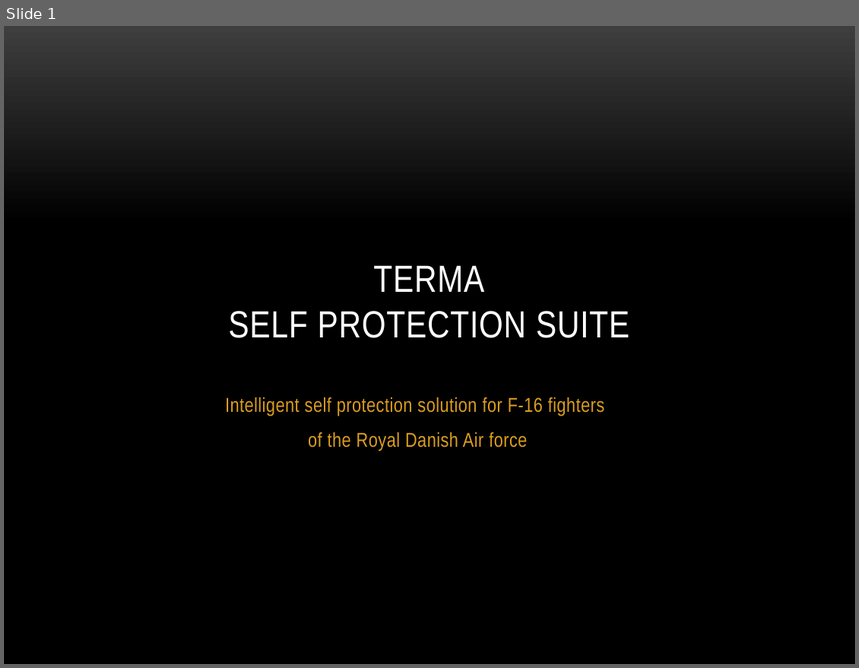
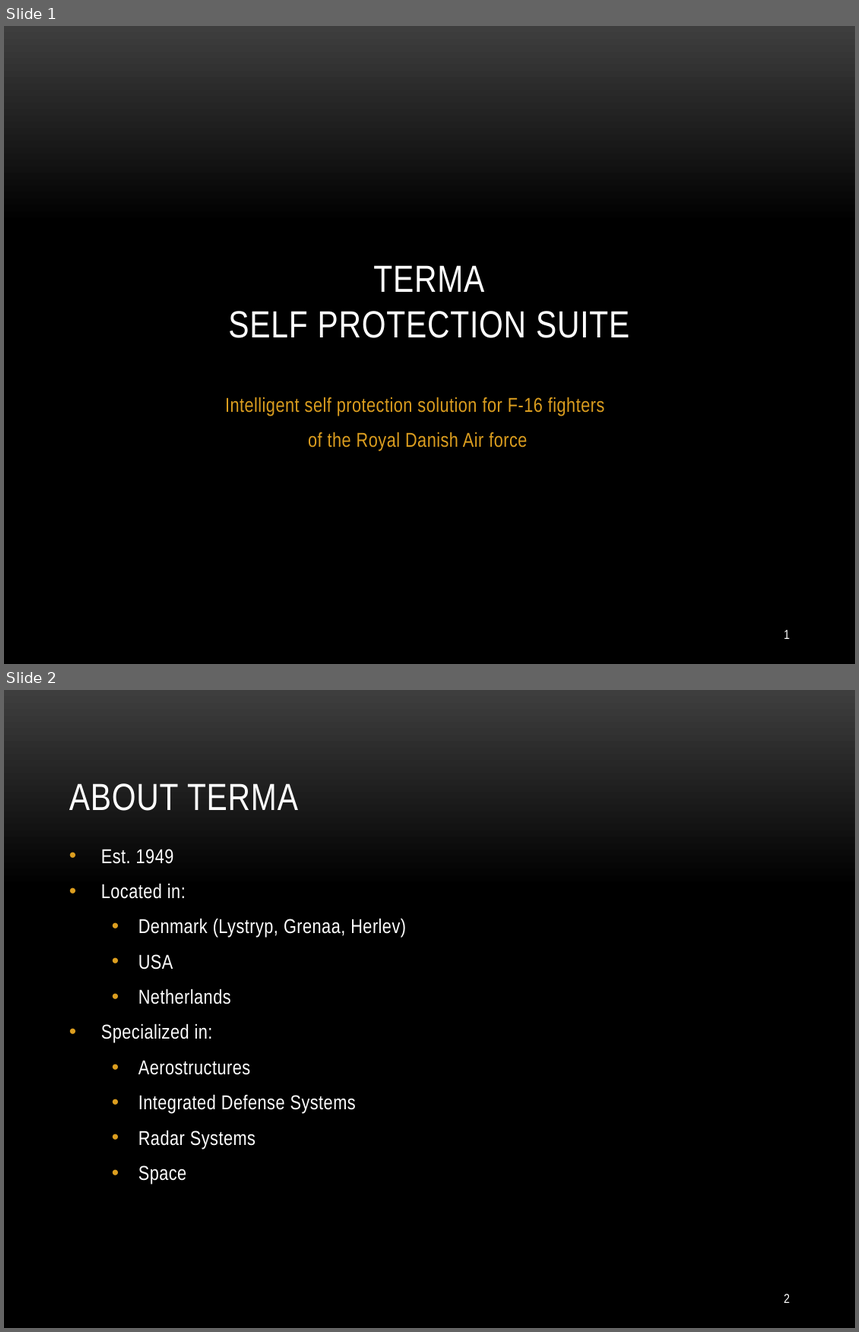
Before and after one commit to TISYE-GroupC/TermaCase, a slide deck: Document/SPS_Presentation.pptx. Shown one above the other, each under a label of ours: slide 1 before the commit, slides 1 and 2 after it. The pictures are 859x668 and 859x1332 pixels, drawn with LibreOffice and Linux fonts; fonts in the diff are those of the drawing; background and template pictures are left out. Boxes give left, top, right and bottom in pixels: in the first picture for what was removed or moved away, otherwise in the second. Text is boxed around its words. In the diff, an @@ line names an element or a change of style, - is before the commit and + after.

```diff
--- a/Document/SPS_Presentation.pptx
+++ b/Document/SPS_Presentation.pptx
@@ slide 2 added at box(4, 690, 855, 1328), background picture (left out) @@
@@ title added at box(69, 783, 298, 811), 32 pt, text #FFFFFF @@
+ABOUT TERMA
@@ text added at box(101, 849, 406, 1184), 17 pt, text #FFFFFF @@
+• Est. 1949
+• Located in:
+  • Denmark (Lystryp, Grenaa, Herlev)
+  • USA
+  • Netherlands
+• Specialized in:
+  • Aerostructures
+  • Integrated Defense Systems
+  • Radar Systems
+  • Space
@@ page number added at box(784, 1294, 790, 1303), 11 pt, text #FFFFFF @@
+2
@@ slide 1 changed as well @@
@@ page number added at box(784, 630, 790, 639), 11 pt, text #FFFFFF @@
+1
```
Also in this commit, not shown: 5 other slides changed, 1 other slide added, 1 slide removed.
